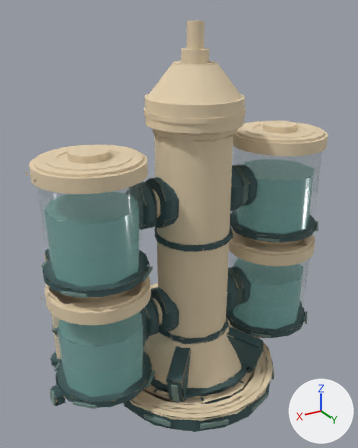
Before and after pictures for a commit that changed the glTF model assets/kit/labkit/Vat_T3_capneon.glb.
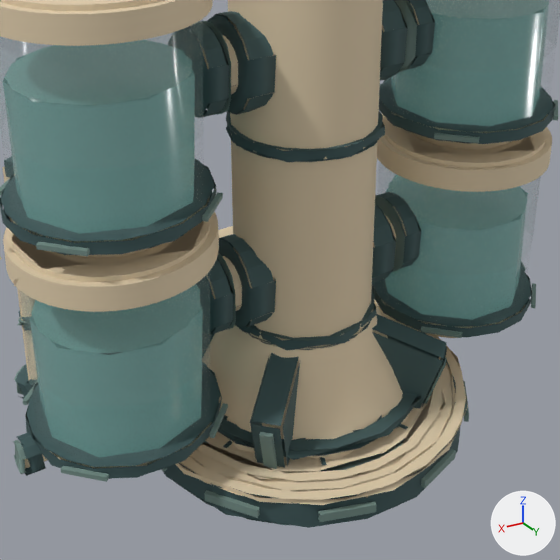
Each version is shown whole from a 50 mm camera at (5.22, 8.12, 8.05) aimed at (0.26, -0.15, 3.92), then close up on the part from 12% to 89% of the width and 38% to 100% of the height. Lighting does not change. The marker at lower right points along +X, +Y and +Z. The first two pictures are the older version. Where no turn or scale is listed for an object, it has been applied to the vertices. Vertices at exactly the same position are counted once.

Names of what the first close-up shows: 'Vat_T3'.
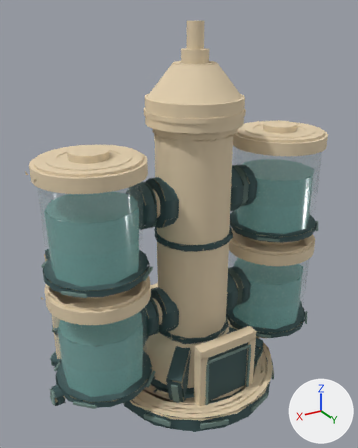
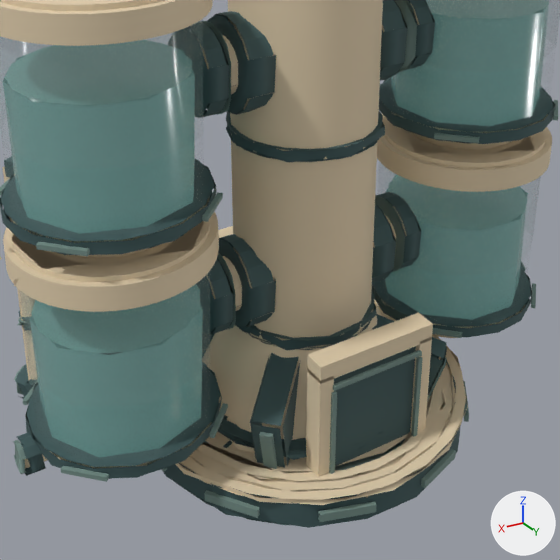
The change, as JSON lines over the scene's bpy script:
```json
{"block": "me_vat_t3", "where": "# used by ob_vat_t3; location = (0.0, 0.0, 0.0)"}
{"op": "remove", "block": "me_vat_t3", "code": "me_vat_t3.from_pydata(...)  # 6493 vertices, 8490 faces; spans x -3.38..3.38, y -1.94..1.94, z -0.02..7.89"}
{"op": "add", "block": "me_vat_t3", "code": "me_vat_t3.from_pydata(...)  # 6549 vertices, 8574 faces; spans x -3.38..3.38, y -1.94..1.94, z -0.02..7.89"}
{"block": "me_vat_t3", "change": "me_vat_t3 part 1: a new loose piece, a box spanning x -0.55..0.55, y 1.18..1.38, z 0.06..1.56, in mat_os_dark (dark cyan #3d5758)"}
{"block": "me_vat_t3", "change": "me_vat_t3 part 2: a new loose piece, a box spanning x 0.54..0.7, y 1.2..1.44, z 0.06..1.66, in mat_os_steel (beige #e2cfae)"}
{"block": "me_vat_t3", "change": "me_vat_t3 part 3: a new loose piece, a box spanning x -0.7..-0.54, y 1.2..1.44, z 0.06..1.66, in mat_os_steel (beige #e2cfae)"}
{"block": "me_vat_t3", "change": "me_vat_t3 part 4: a new loose piece, a box spanning x -0.7..0.7, y 1.2..1.44, z 1.62..1.82, in mat_os_steel (beige #e2cfae)"}
{"block": "me_vat_t3", "change": "me_vat_t3 part 5: a new loose piece, a box spanning x 0.515..0.565, y 1.43..1.47, z 0.16..1.46, in mat_os_detail (greyish green #718a83)"}
{"block": "me_vat_t3", "change": "me_vat_t3 part 6: a new loose piece, a box spanning x -0.565..-0.515, y 1.43..1.47, z 0.16..1.46, in mat_os_detail (greyish green #718a83)"}
{"block": "me_vat_t3", "change": "me_vat_t3 part 7: a new loose piece, a box spanning x -0.55..0.55, y 1.43..1.47, z 1.495..1.545, in mat_os_detail (greyish green #718a83)"}
```

Pixel boxes (x1, y1, x2, y2) of what changed, in the close-ups (560 x 560 px):
```json
{"part": 1, "of": "me_vat_t3", "change": "added", "after": [334, 346, 416, 466]}
{"part": 2, "of": "me_vat_t3", "change": "added", "after": [306, 368, 334, 477]}
{"part": 3, "of": "me_vat_t3", "change": "added", "after": [410, 337, 432, 433]}
{"part": 4, "of": "me_vat_t3", "change": "added", "after": [307, 312, 433, 384]}
{"part": 5, "of": "me_vat_t3", "change": "added", "after": [329, 391, 337, 474]}
{"part": 6, "of": "me_vat_t3", "change": "added", "after": [411, 357, 423, 437]}
{"part": 7, "of": "me_vat_t3", "change": "added", "after": [333, 350, 422, 391]}
```
